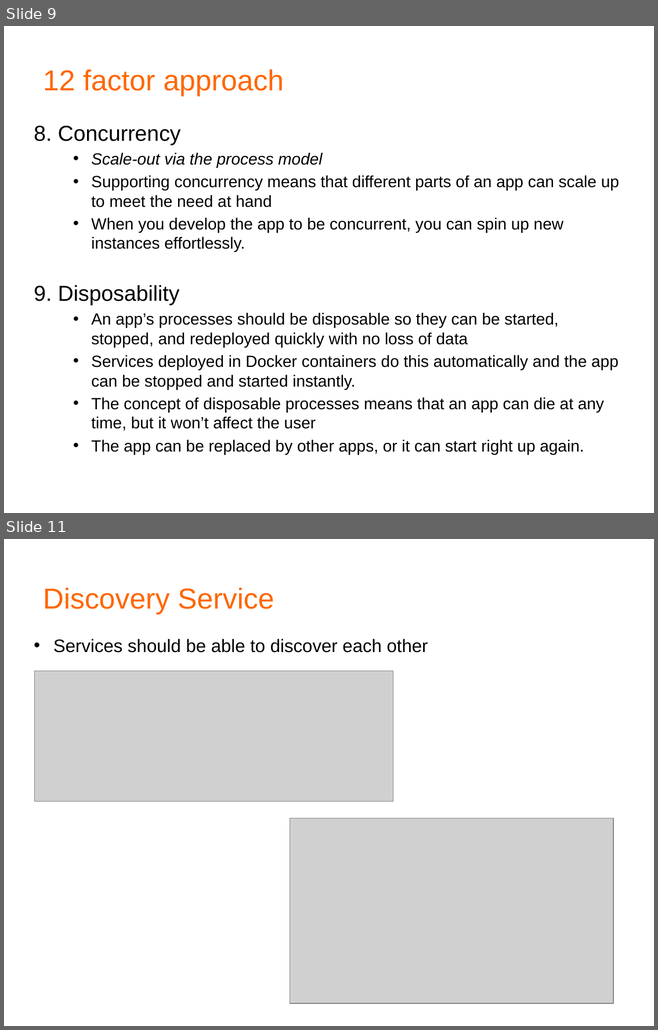
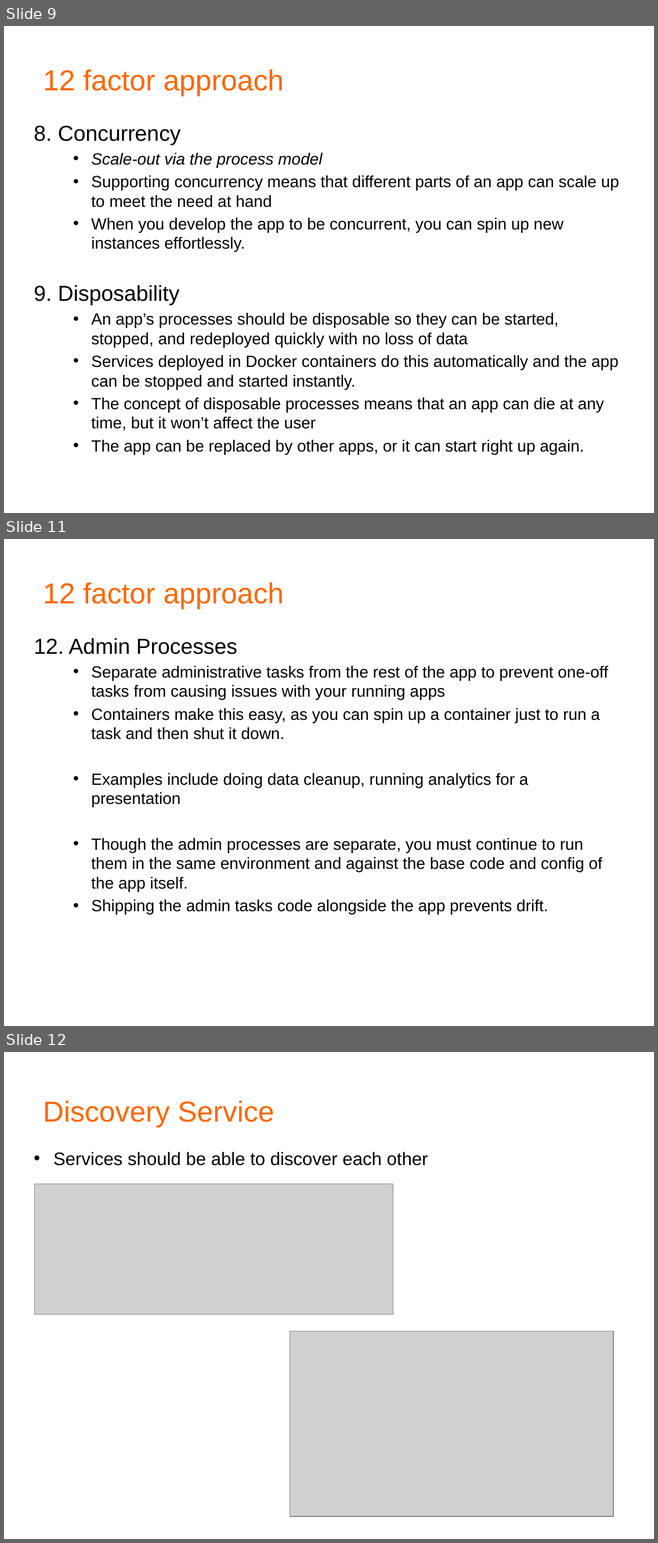
Before and after one commit to ramanakv/training, a slide deck: Spring Boot Microservices.pptx. Shown one above the other, each under a label of ours: slides 9 and 11 before the commit, slides 9, 11 and 12 after it; the slides between them are not shown. The pictures are 658x1030 and 658x1543 pixels, drawn with LibreOffice and Linux fonts; fonts in the diff are those of the drawing; grey boxes stand for pictures; background and template pictures are left out. Boxes give left, top, right and bottom in pixels: in the first picture for what was removed or moved away, otherwise in the second. Text is boxed around its words. In the diff, an @@ line names an element or a change of style, - is before the commit and + after.

```diff
--- a/Spring Boot Microservices.pptx
+++ b/Spring Boot Microservices.pptx
@@ slide 11 added at <box>4,539,654,1026</box>, background #FFFFFF @@
@@ title added at <box>43,583,284,609</box>, 32 pt, text #FF6600 @@
+12 factor approach
@@ text added at <box>34,638,608,914</box>, 18 pt, text #000000 @@
+12. Admin Processes
+    • Separate administrative tasks from the rest of the app to prevent one-off tasks from causing issues with your running apps
+    • Containers make this easy, as you can spin up a container just to run a task and then shut it down.
+    • Examples include doing data cleanup, running analytics for a presentation
+    • Though the admin processes are separate, you must continue to run them in the same environment and against the base code and config of the app itself.
+    • Shipping the admin tasks code alongside the app prevents drift.
@@ what was slide 11 is now slide 12 @@
```
Also in this commit, not shown: 2 slides changed, 30 other files.
